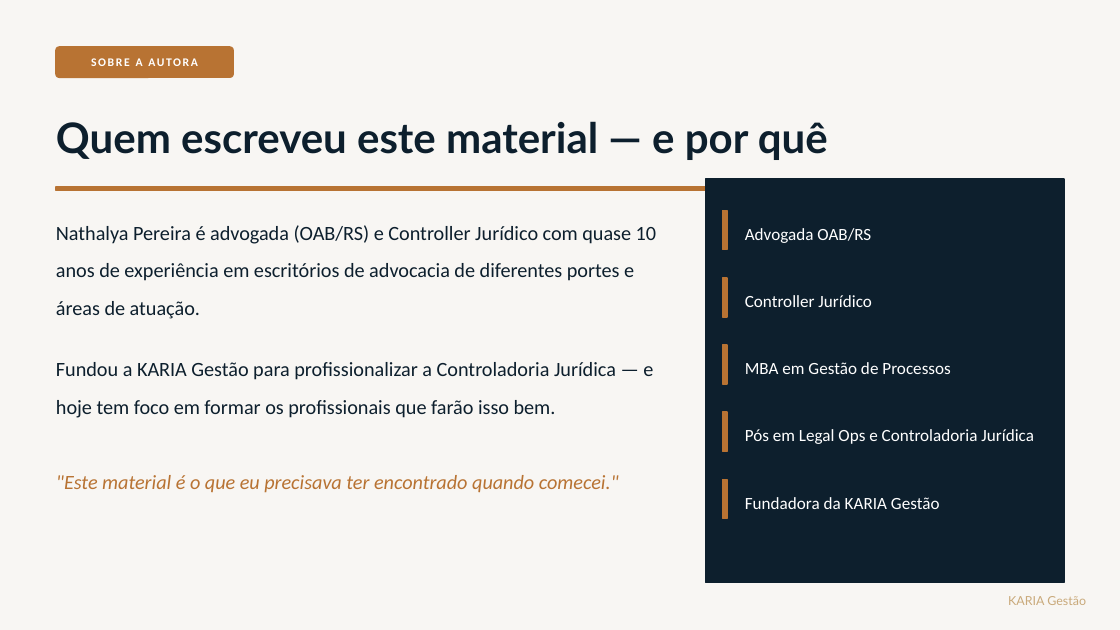
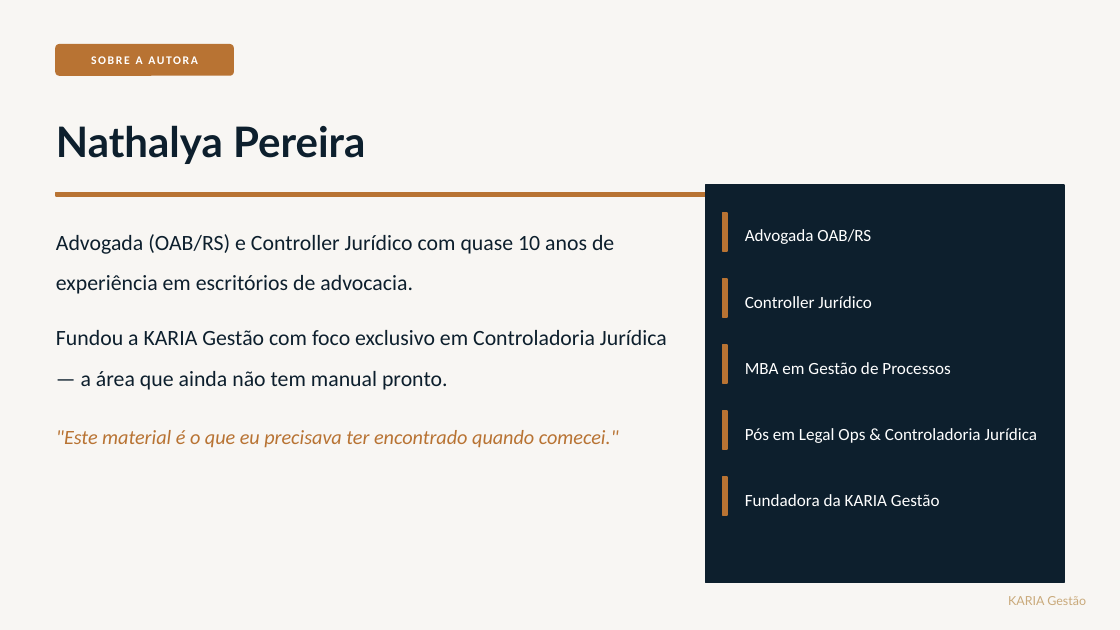
Before and after one commit to kariagestao/kariagestao.github.io, a slide deck: slide 2 of codigo-controller.pptx. Drawn at 1120x630 pixels with LibreOffice and Linux fonts; fonts in the diff are those of the drawing. Boxes give left, top, right and bottom in pixels: in the first picture for what was removed or moved away, otherwise in the second. Text is boxed around its words. In the diff, an @@ line names an element or a change of style, - is before the commit and + after.

```diff
--- a/codigo-controller.pptx
+++ b/codigo-controller.pptx
@@ text at (56, 125, 365, 164): text changed @@
-Quem escreveu este material — e por quê
+Nathalya Pereira
@@ rectangle: place and size @@
-rectangle at (56, 187, 1064, 190)
+rectangle at (56, 193, 1064, 196)
@@ rectangle: place and size @@
-rectangle at (706, 179, 1064, 582)
+rectangle at (706, 185, 1064, 582)
@@ text at (56, 234, 614, 294): text changed; size 13 to 14 pt @@
-Nathalya Pereira é advogada (OAB/RS) e Controller Jurídico com quase 10 anos de experiência em escritórios de advocacia de diferentes portes e áreas de atuação.
+Advogada (OAB/RS) e Controller Jurídico com quase 10 anos de experiência em escritórios de advocacia.
@@ text at (56, 330, 667, 390): text changed; size 13 to 14 pt @@
-Fundou a KARIA Gestão para profissionalizar a Controladoria Jurídica — e hoje tem foco em formar os profissionais que farão isso bem.
+Fundou a KARIA Gestão com foco exclusivo em Controladoria Jurídica — a área que ainda não tem manual pronto.
@@ text ""Este material é o que ...": place and size @@
-text ""Este material é o que ..." at (56, 475, 619, 493)
+text ""Este material é o que ..." at (56, 430, 619, 448)
@@ text at (745, 428, 1038, 443): text changed @@
-Pós em Legal Ops e Controladoria Jurídica
+Pós em Legal Ops & Controladoria Jurídica
@@ rectangle: place and size @@
-rectangle at (722, 479, 727, 519)
+rectangle at (722, 477, 727, 515)
```
Also in this commit, not shown: 11 other slides changed, 2 slides added, 18 slides removed.
